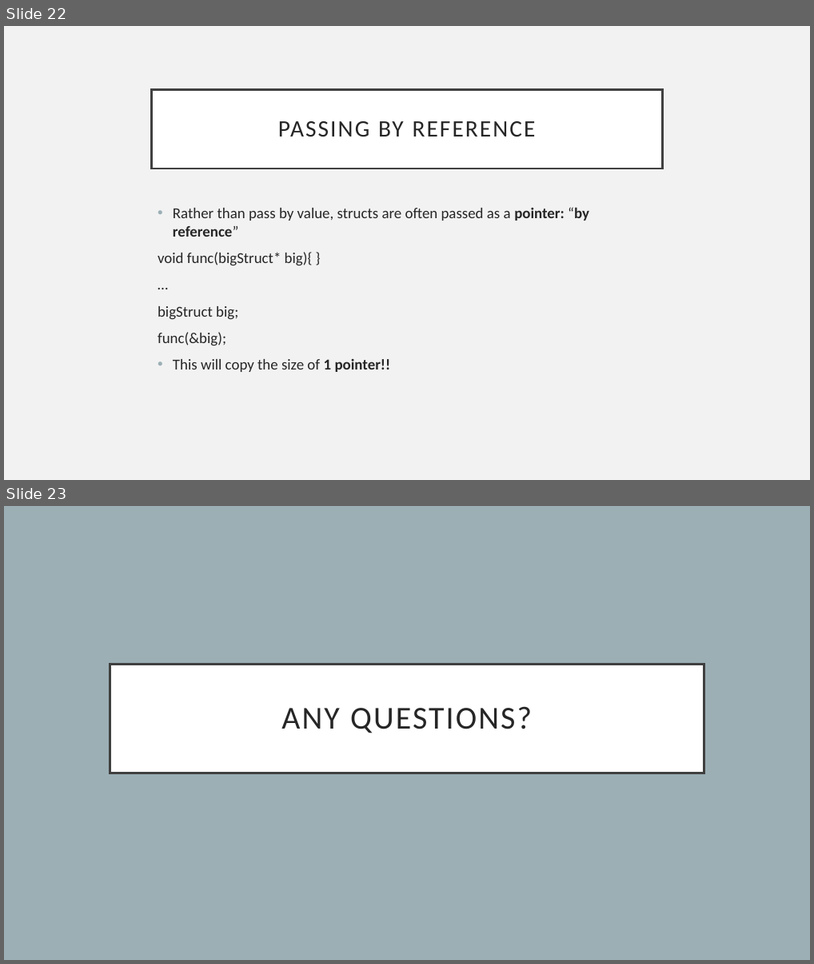
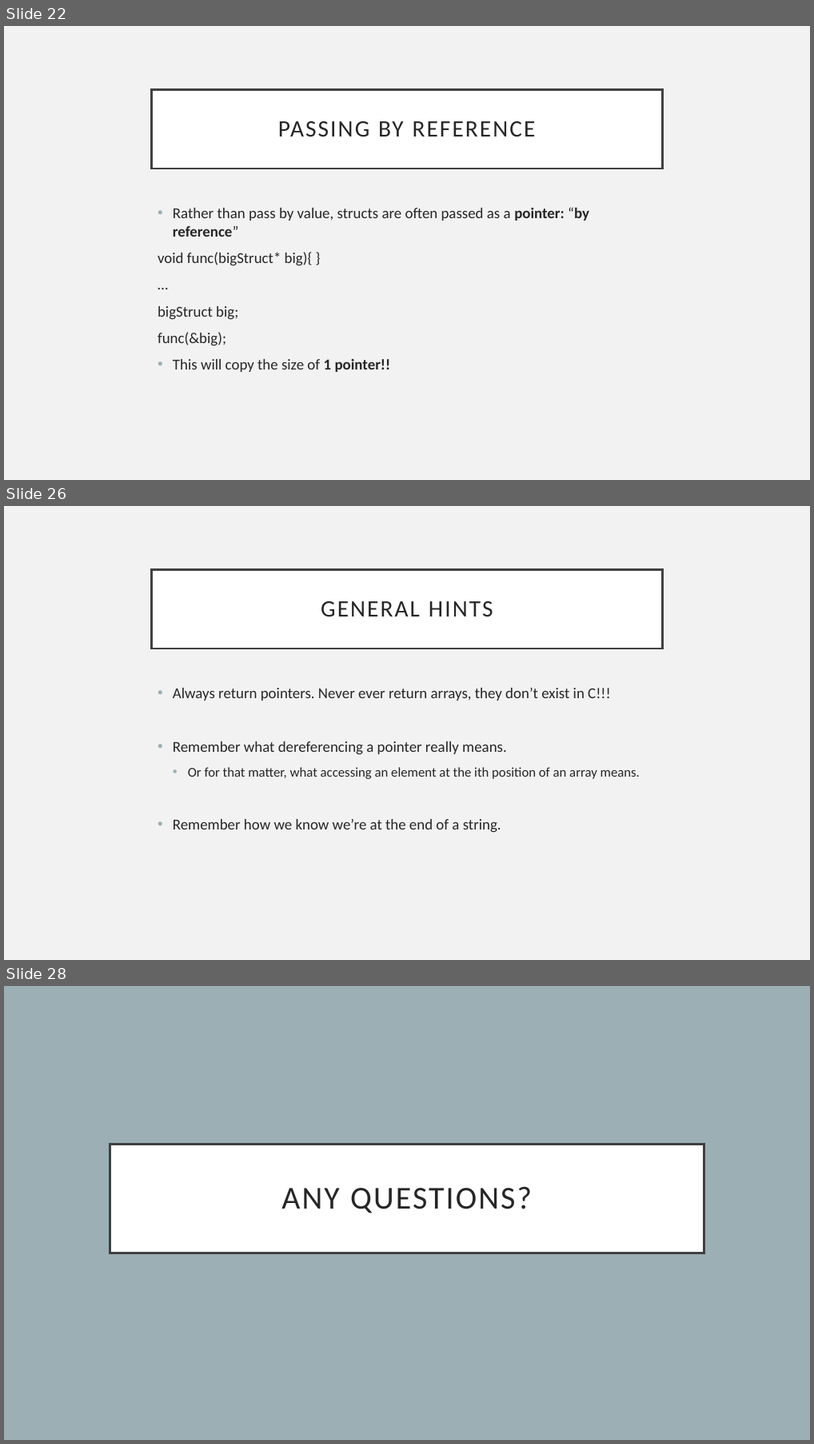
Before and after one commit to glu99331/glu99331.github.io, a slide deck: files/CS449/Petrucci/CS_0449_Recitation_3.pptx. Shown one above the other, each under a label of ours: slides 22 and 23 before the commit, slides 22, 26 and 28 after it; the slides between them are not shown. The pictures are 814x964 and 814x1444 pixels, drawn with LibreOffice and Linux fonts; fonts in the diff are those of the drawing. Boxes give left, top, right and bottom in pixels: in the first picture for what was removed or moved away, otherwise in the second. Text is boxed around its words. In the diff, an @@ line names an element or a change of style, - is before the commit and + after.

```diff
--- a/files/CS449/Petrucci/CS_0449_Recitation_3.pptx
+++ b/files/CS449/Petrucci/CS_0449_Recitation_3.pptx
@@ slide 26 added at (4, 506, 810, 960), background #F2F2F2 @@
@@ title added at (152, 569, 662, 648), fill #FFFFFF, outline #404040 2.5 pt, 28 pt, text #262626 @@
+GENERAL HINTS
@@ text added at (173, 688, 640, 832), 18 pt, text #262626 @@
+• Always return pointers. Never ever return arrays, they don’t exist in C!!!
+• Remember what dereferencing a pointer really means.
+  • Or for that matter, what accessing an element at the ith position of an array means.
+• Remember how we know we’re at the end of a string.
@@ what was slide 23 is now slide 28 @@
```
Also in this commit, not shown: 4 other slides added.
